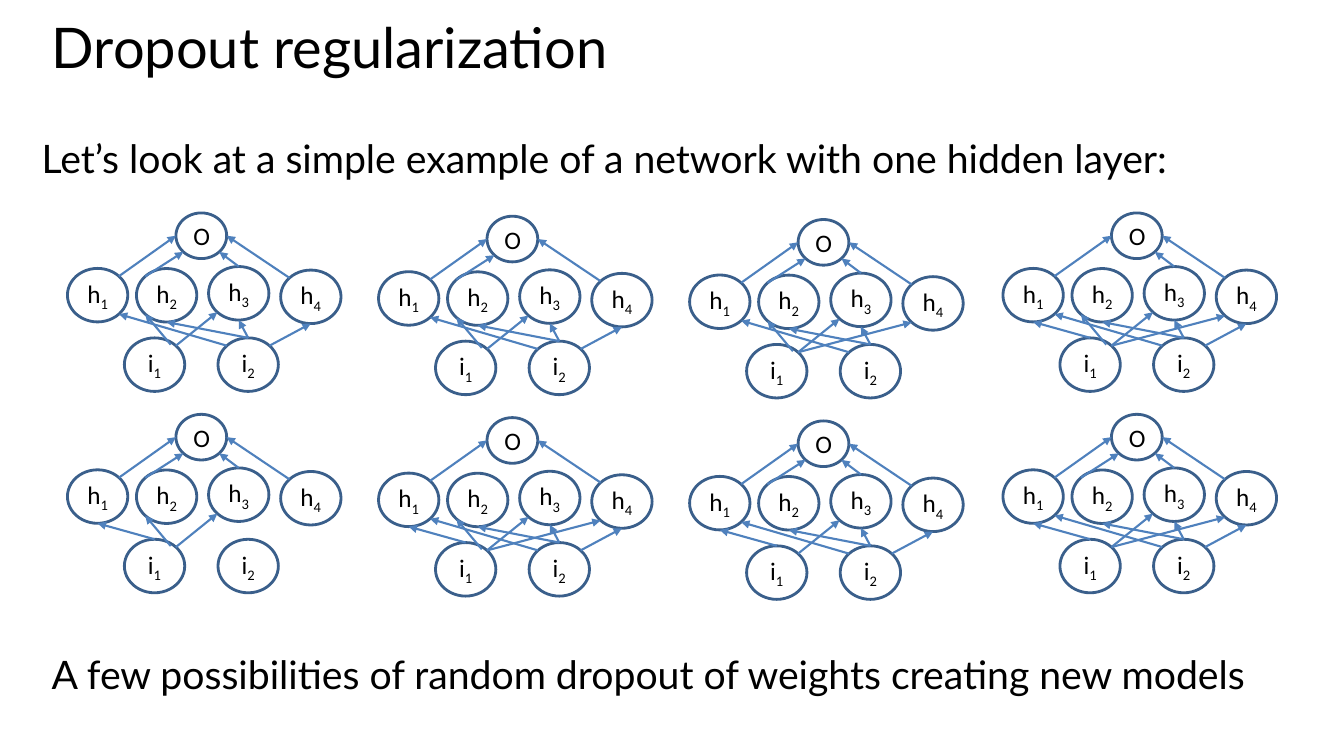
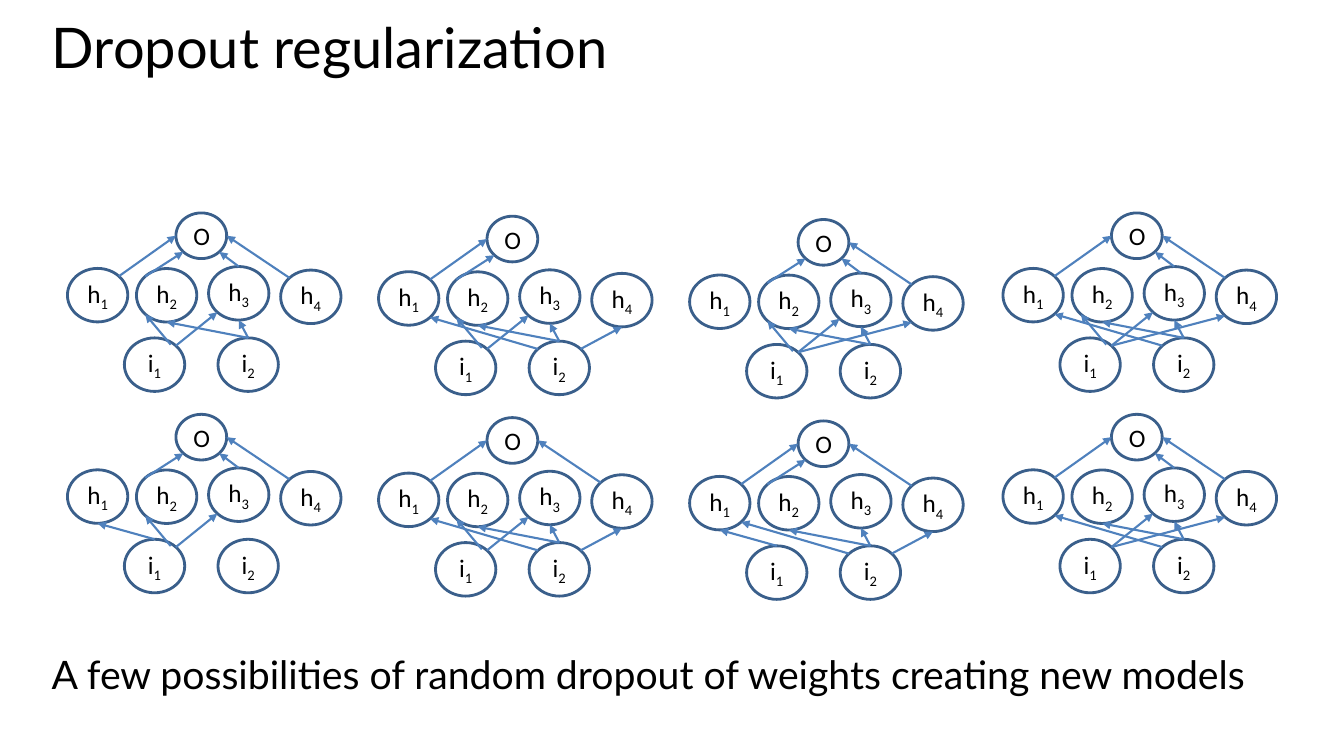
Before and after one commit to StephenElston/CSCI-E25, a slide deck: slide 52 of Slides/3_BuildingBlocksOfDeepLearning.pptx (slide 51 before the commit). Drawn at 1344x756 pixels with LibreOffice and Linux fonts; fonts in the diff are those of the drawing; grey boxes stand for pictures. Boxes give left, top, right and bottom in pixels: in the first picture for what was removed or moved away, otherwise in the second. Text is boxed around its words. In the diff, an @@ line names an element or a change of style, - is before the commit and + after.

Commit message:
Reorganized slides, updated text, corrected errors

```diff
--- a/Slides/3_BuildingBlocksOfDeepLearning.pptx
+++ b/Slides/3_BuildingBlocksOfDeepLearning.pptx
@@ text removed at (42,143,1167,180) @@
-Let’s look at a simple example of a network with one hidden layer:
@@ arrow removed from (601, 281) to (538, 239) @@
@@ arrow removed from (741, 283) to (799, 242) @@
@@ arrow removed from (227, 346) to (119, 315) @@
@@ arrow removed from (269, 346) to (311, 324) @@
@@ arrow removed from (849, 352) to (741, 321) @@
@@ arrow removed from (1090, 338) to (1033, 322) @@
@@ arrow removed from (1206, 346) to (1247, 324) @@
@@ arrow removed from (119, 478) to (176, 438) @@
@@ arrow removed from (861, 475) to (842, 460) @@
@@ arrow removed from (1081, 478) to (1119, 454) @@
@@ arrow removed from (466, 542) to (408, 526) @@
@@ arrow removed from (487, 551) to (601, 520) @@
@@ arrow removed from (799, 554) to (840, 520) @@
@@ arrow removed from (1090, 539) to (1033, 523) @@
@@ arrow removed from (1206, 547) to (1247, 525) @@
```
Also in this commit, not shown: 9 other slides changed, 1 slide added, 1 slide removed.
